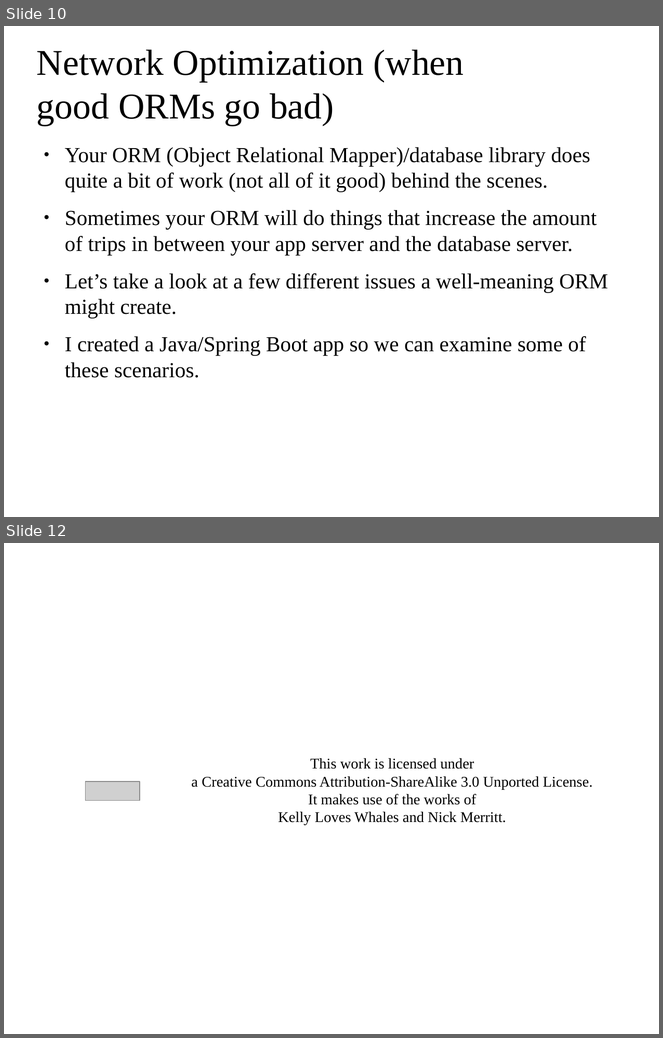
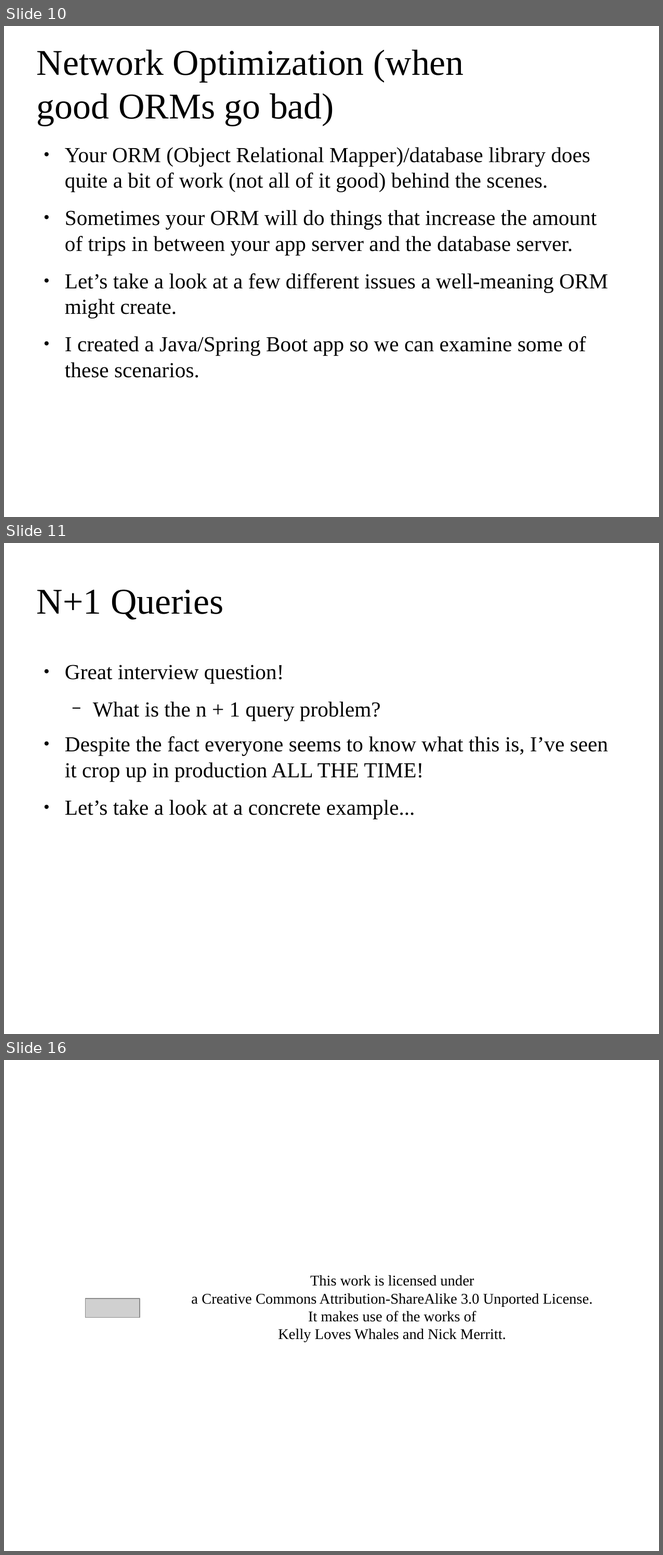
Before and after one commit to aaronFranssell/performance-tuning-and-jmeter, a slide deck: presentation.odp. Shown one above the other, each under a label of ours: slides 10 and 12 before the commit, slides 10, 11 and 16 after it; the slides between them are not shown. The pictures are 663x1038 and 663x1555 pixels, drawn with LibreOffice and Linux fonts; fonts in the diff are those of the drawing; grey boxes stand for pictures; background and template pictures are left out. Boxes give left, top, right and bottom in pixels: in the first picture for what was removed or moved away, otherwise in the second. Text is boxed around its words. In the diff, an @@ line names an element or a change of style, - is before the commit and + after.

Commit message:
queries in loops

```diff
--- a/presentation.odp
+++ b/presentation.odp
@@ slide 11 added at (x1=4, y1=543, x2=659, y2=1034), background picture (left out) @@
@@ title added at (x1=37, y1=589, x2=223, y2=620), 44 pt, text #000000 @@
+N+1 Queries
@@ text added at (x1=65, y1=665, x2=608, y2=820), 26 pt, text #000000 @@
+● Great interview question!
+  − What is the n + 1 query problem?
+● Despite the fact everyone seems to know what this is, I’ve seen it crop up in production ALL THE TIME!
+● Let’s take a look at a concrete example...
@@ what was slide 12 is now slide 16 @@
```
Also in this commit, not shown: 3 other slides added, 2 other files.
